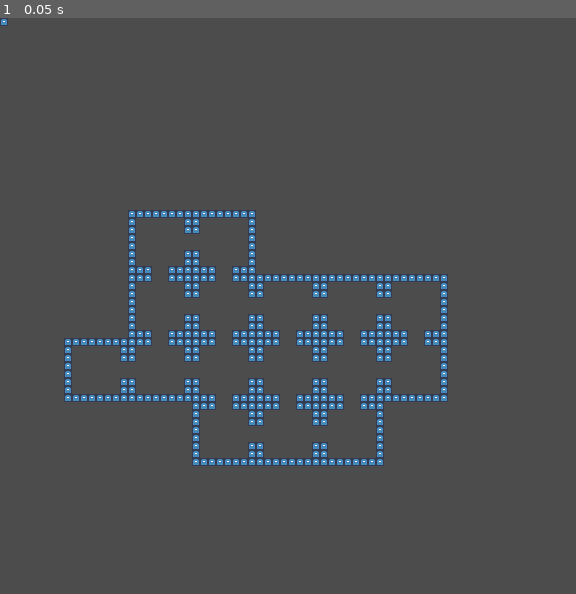
Above: before the commit, frame 1.
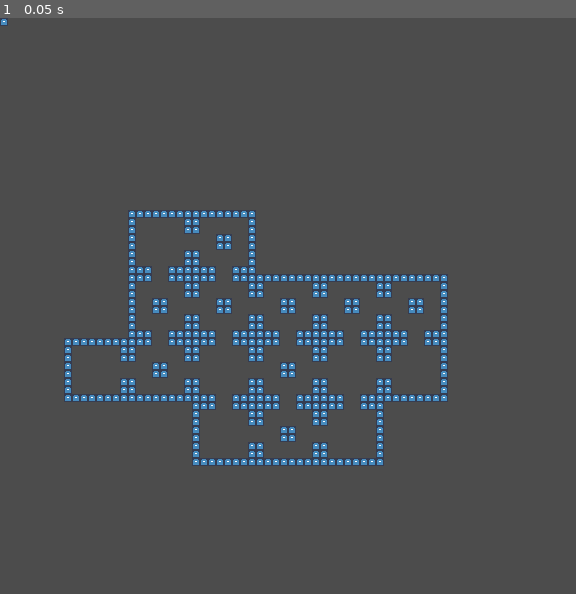
Above: after the commit, the same moment.

Repository: Atroxit/Godot-Room-Generation
Game: Godot game, scene res://Main Scene.tscn
Same seed, same stepped clock (60 frames per second), same inputs: the game is played once before the commit and once after it. The engine's default icon, where the game draws it, is replaced by a stand-in: a white triangle on a blue panel in a dark square.
Inputs:
- Up to frame 1 (0.05 s): no input

The runs differ from the first frame. In frame 1, 0.4% of the frame differs, in the area x 26-74%, y 37-74%.

Commit message:
Multiple Rooms

Diff:
--- a/RoomGenerator.gd
+++ b/RoomGenerator.gd
@@ -1,6 +1,9 @@
 extends Node2D
 
-var img = preload("res://Rooms/TestRoom.png")
+var chosenImg
+var img1 = preload("res://Rooms/TestRoom.png")
+var img2 = preload("res://Rooms/TestRoom2.png")
+var imgList = [img1, img2]
 #test
 var SceneRows = 9
 var SceneColumns = 9
@@ -19,7 +22,7 @@
 # Called when the node enters the scene tree for the first time.
 func _ready():
 	SceneCentreRoom = [SceneRows/2, SceneColumns/2]
-	print("Scene centre room at ", SceneCentreRoom)
+	#print("Scene centre room at ", SceneCentreRoom)
 	var SceneRooms = []
 	for x in range(SceneRows):
 		SceneRooms.append([])
@@ -34,7 +37,7 @@
 		RoomSpawner()
 		#print(RoomsSpawned.size())
 
-	print(RoomsSpawned)
+	#print(RoomsSpawned)
 	for i in range(RoomsSpawned.size()):
 		generateEdges(RoomsSpawned[i][0], RoomsSpawned[i][1])
 		#generateRoom(RoomsSpawned[i][0], RoomsSpawned[i][1])
@@ -42,9 +45,8 @@
 
 func generateEdges(row :int, column :int):
 	var upPos = [row-1, column]
-
-	print("Current Room Pos ", "Row ", row," , ","Column ",column)
-	print("Up Pos from Room ", upPos[0], upPos[1])
+	#print("Current Room Pos ", "Row ", row," , ","Column ",column)
+	#print("Up Pos from Room ", upPos[0], upPos[1])
 	var downPos = [row+1, column]
 	var leftPos = [row, column-1]
 	var rightPos = [row, column+1]
@@ -85,27 +87,27 @@
 func addSurroundingRooms(row :int, column :int):
 	var up = [row-1, column]
 	#print(up)
-	if not checkIfExitsInArray(up[0],up[1], RoomList):
+	if not checkIfExitsInArray(up):
 		RoomList.append(up)
 
 	var down = [row+1, column]
 	#print(down)
-	if not checkIfExitsInArray(down[0],down[1], RoomList):
+	if not checkIfExitsInArray(down):
 		RoomList.append(down)
 
 	var left = [row, column-1]
 	#print(left)
-	if not checkIfExitsInArray(left[0],left[1], RoomList):
+	if not checkIfExitsInArray(left):
 		RoomList.append(left)
 
 	var right = [row, column+1]
 	#print(right)
-	if not checkIfExitsInArray(right[0],right[1], RoomList):
+	if not checkIfExitsInArray(right):
 		RoomList.append(right)
 
-func checkIfExitsInArray(row :int, column :int, array :Array) -> bool:
-	for i in range(array.size()):
-		if array[i] == [row, column]:
+func checkIfExitsInArray(pos) -> bool:
+	for i in range(RoomList.size()):
+		if RoomList[i] == pos:
 			return true
 		else:
 			return false
@@ -117,6 +119,10 @@
 		room.append([])
 		for y in range(RoomColumns):
 			room[x].append(0)
+
+	randomize()
+	var randImg = int(rand_range(0,imgList.size()))
+	chosenImg = imgList[randImg]
 
 	#Settings the rooms layout
 	for i in range(RoomRows):
@@ -145,8 +151,8 @@
 	roomNum = roomNum + 1
 
 func getPixelColour(i :int, j :int) -> int:
-	img.lock()
-	var x = img.get_pixel(i, j)
+	chosenImg.lock()
+	var x = chosenImg.get_pixel(i, j)
 	if x:
 		return 0
 	else:
Binary file added: Rooms/TestRoom2.png
Not shown, added: Rooms/TestRoom2.png.import
